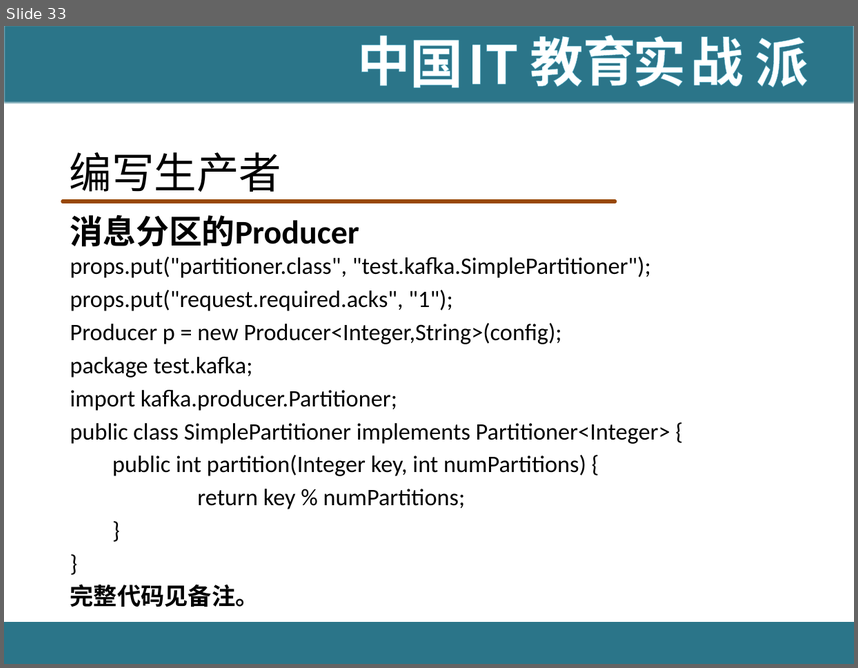
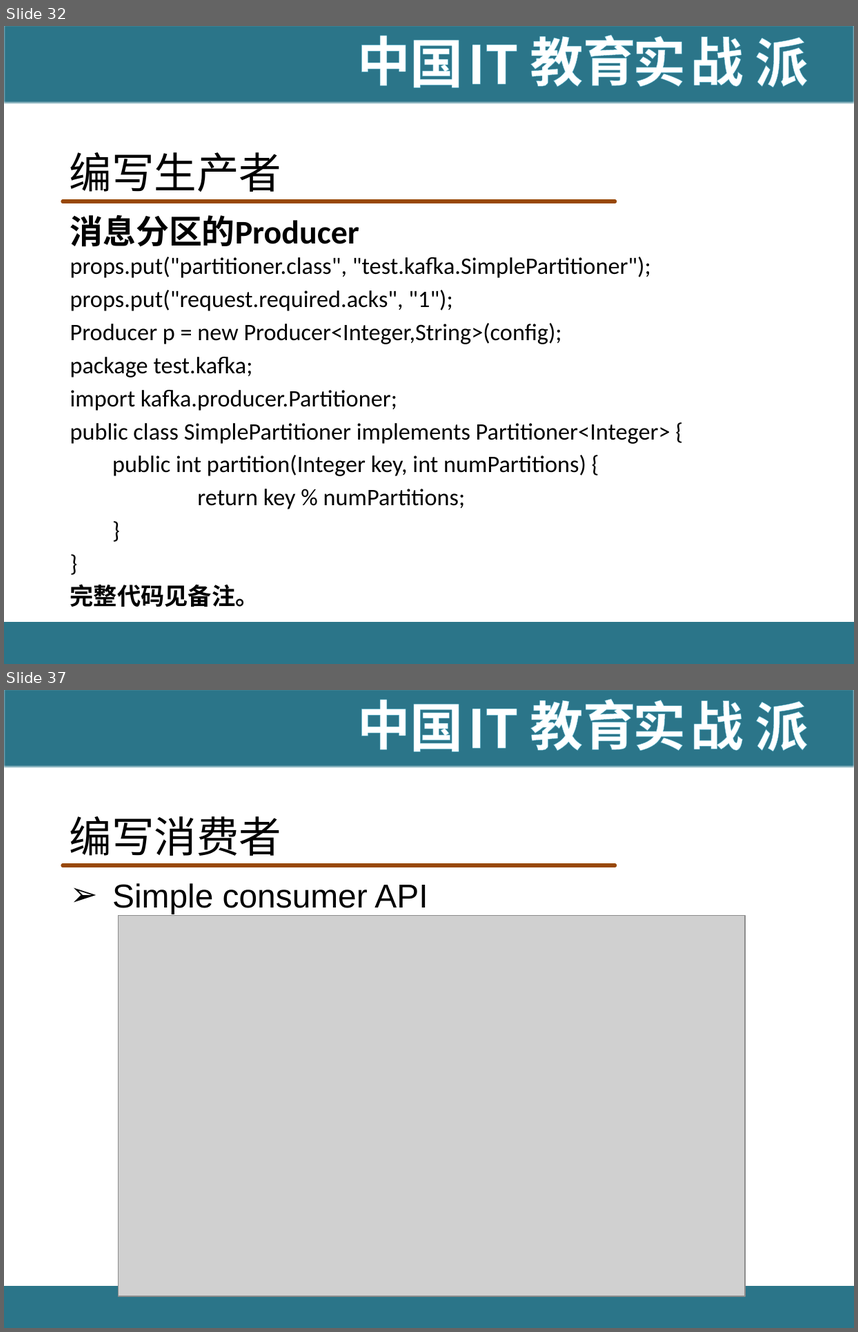
Before and after one commit to hanningxiao/BigData, a slide deck: [IT18掌www.it18zhang.com]Kafka.pptx. Shown one above the other, each under a label of ours: slide 33 before the commit, slides 32 and 37 after it; the slides between them are not shown. The pictures are 858x668 and 858x1332 pixels, drawn with LibreOffice and Linux fonts; fonts in the diff are those of the drawing; grey boxes stand for pictures; background and template pictures are left out. Boxes give left, top, right and bottom in pixels: in the first picture for what was removed or moved away, otherwise in the second. Text is boxed around its words. In the diff, an @@ line names an element or a change of style, - is before the commit and + after.

```diff
--- a/[IT18掌www.it18zhang.com]Kafka.pptx
+++ b/[IT18掌www.it18zhang.com]Kafka.pptx
@@ slide 37 added at box(4, 690, 854, 1328), background #FFFFFF; not listed: 11 template elements that a slide beside it also shows @@
@@ title added at box(70, 816, 282, 856), 36 pt, text #000000 @@
+编写消费者
@@ text added at box(112, 883, 428, 914), 28 pt, text #000000 @@
+➢ Simple consumer API
@@ picture added at box(118, 915, 745, 1296) @@
@@ what was slide 33 is now slide 32 @@
```
Also in this commit, not shown: 23 other slides added, 1 slide removed.
